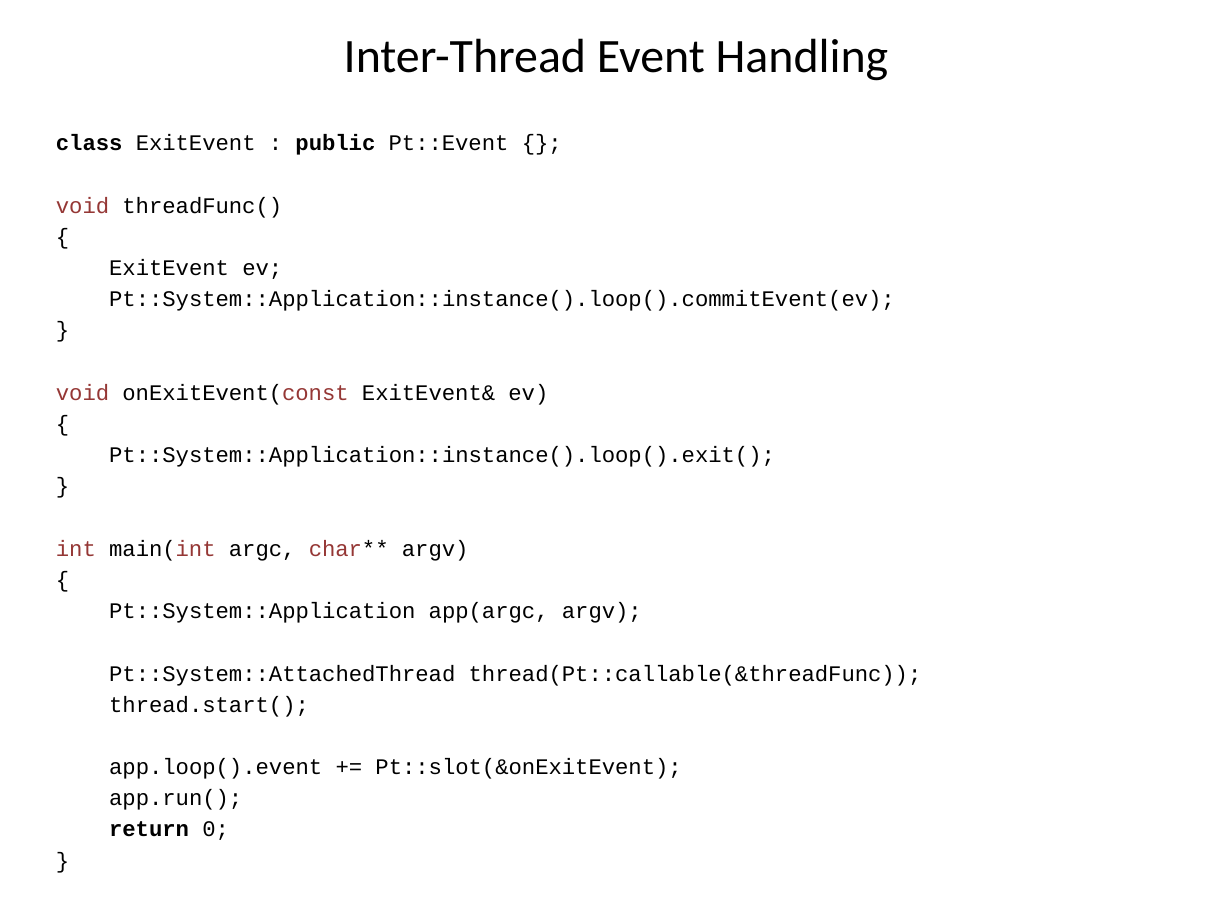
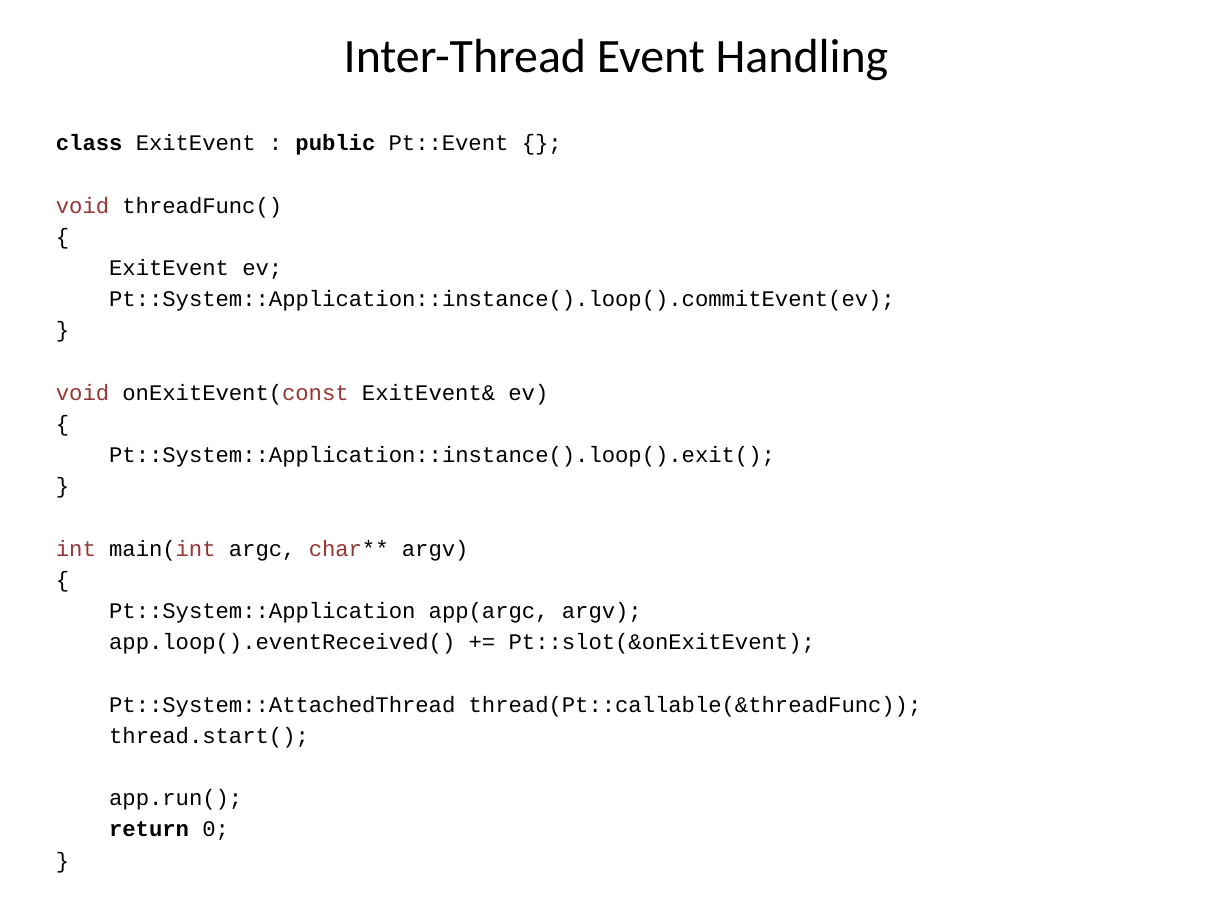
Before and after one commit to Pt-Framework/Pt, a slide deck: slide 16 of doc/other/asynchrony_for_the_masses.pptx. Drawn at 1232x924 pixels with LibreOffice and Linux fonts; fonts in the diff are those of the drawing. Boxes give left, top, right and bottom in pixels: in the first picture for what was removed or moved away, otherwise in the second. Text is boxed around its words. In the diff, an @@ line names an element or a change of style, - is before the commit and + after.

```diff
--- a/doc/other/asynchrony_for_the_masses.pptx
+++ b/doc/other/asynchrony_for_the_masses.pptx
@@ text at (109,633,815,654): paragraph added @@
+app.loop().eventReceived() += Pt::slot(&onExitEvent);
@@ text at (109,758,681,779): paragraph removed @@
-app.loop().event += Pt::slot(&onExitEvent);
```
Also in this commit, not shown: 13 other slides changed, 13 other files.
